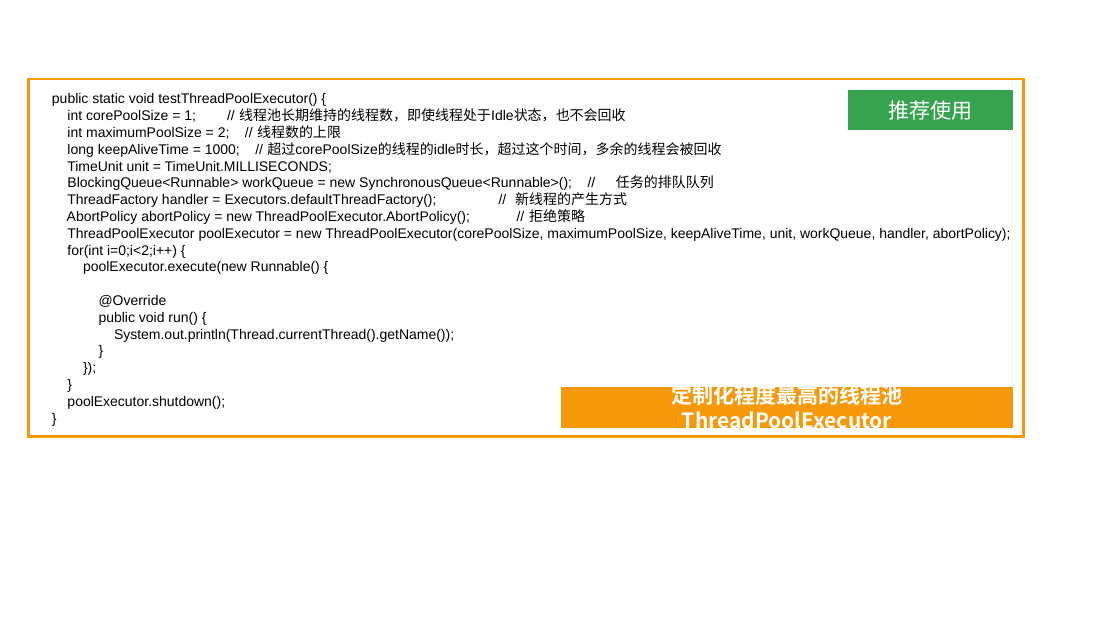
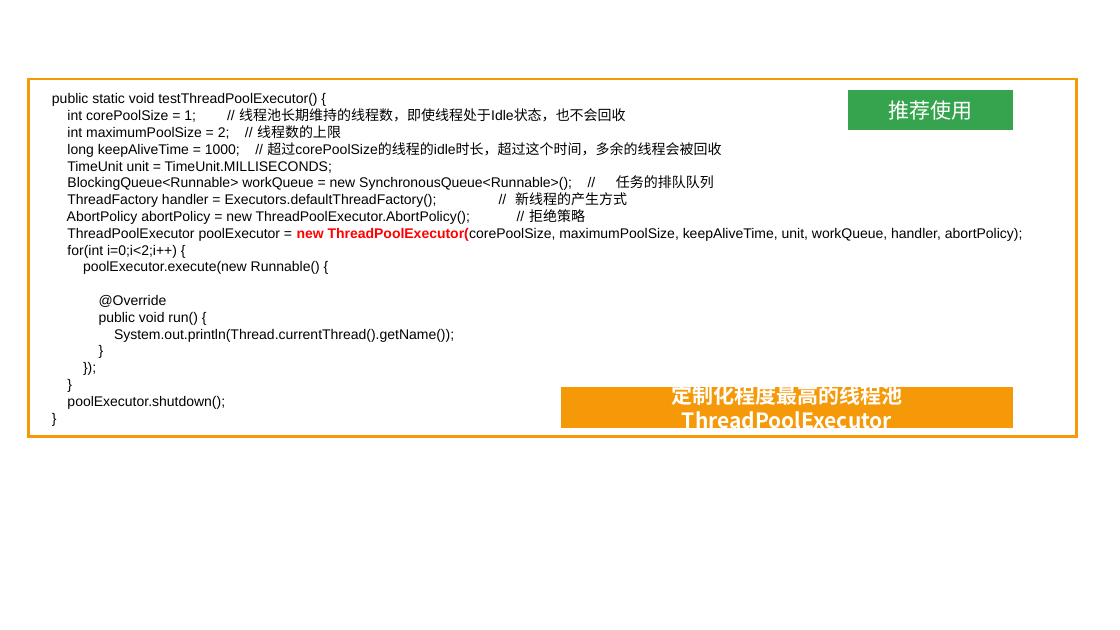
Before and after one commit to linkknown/PPT, a slide deck: slide 68 of 基础PPT/JavaSE进阶第三版/第9章：Java并发基础.pptx (slide 69 before the commit). Drawn at 1120x630 pixels with LibreOffice and Linux fonts; fonts in the diff are those of the drawing; background and template pictures are left out. Boxes give left, top, right and bottom in pixels: in the first picture for what was removed or moved away, otherwise in the second. Text is boxed around its words. In the diff, an @@ line names an element or a change of style, - is before the commit and + after.

```diff
--- a/基础PPT/JavaSE进阶第三版/第9章：Java并发基础.pptx
+++ b/基础PPT/JavaSE进阶第三版/第9章：Java并发基础.pptx
@@ rectangle "public static void testThreadPoolExecutor() {": place and size @@
-rectangle "public static void testThreadPoolExecutor() {" at box(29, 79, 1024, 437)
+rectangle "public static void testThreadPoolExecutor() {" at box(29, 79, 1077, 437)
@@ text in rectangle at box(67, 228, 1023, 241): text colour #000000 to #FF0000, bold on in "new ThreadPoolExecutor(corePoolSize," @@
```
Also in this commit, not shown: 3 other slides changed, 1 slide removed.
